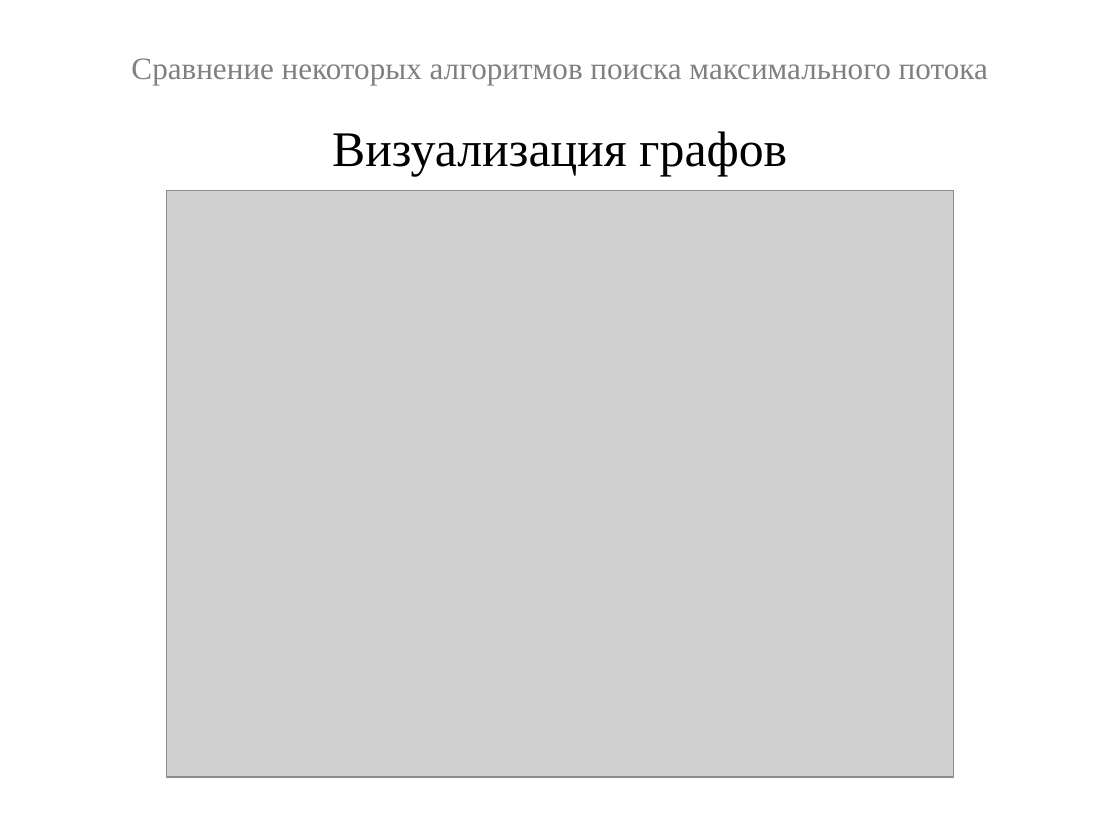
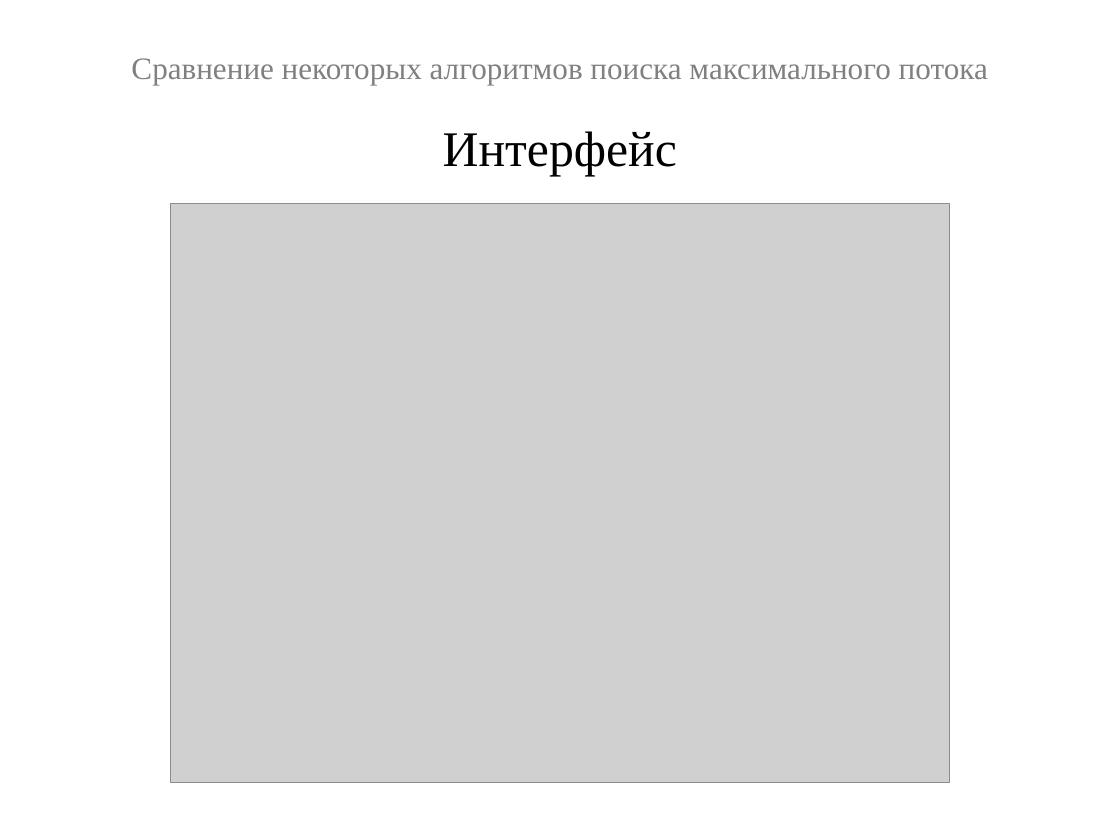
Before and after one commit to Tevronis/graph_maxflow, a slide deck: slide 18 of потоки.pptx (slide 19 before the commit). Drawn at 1120x840 pixels with LibreOffice and Linux fonts; fonts in the diff are those of the drawing; grey boxes stand for pictures. Boxes give left, top, right and bottom in pixels: in the first picture for what was removed or moved away, otherwise in the second. Text is boxed around its words. In the diff, an @@ line names an element or a change of style, - is before the commit and + after.

```diff
--- a/потоки.pptx
+++ b/потоки.pptx
@@ text at <box>443,131,677,176</box>: text changed @@
-Визуализация графов
+Интерфейс
@@ picture: place and size @@
-picture at <box>167,190,954,777</box>
+picture at <box>170,204,949,783</box>
```
Also in this commit, not shown: 20 other slides changed, 1 slide added, 1 slide removed, 12 other files.
